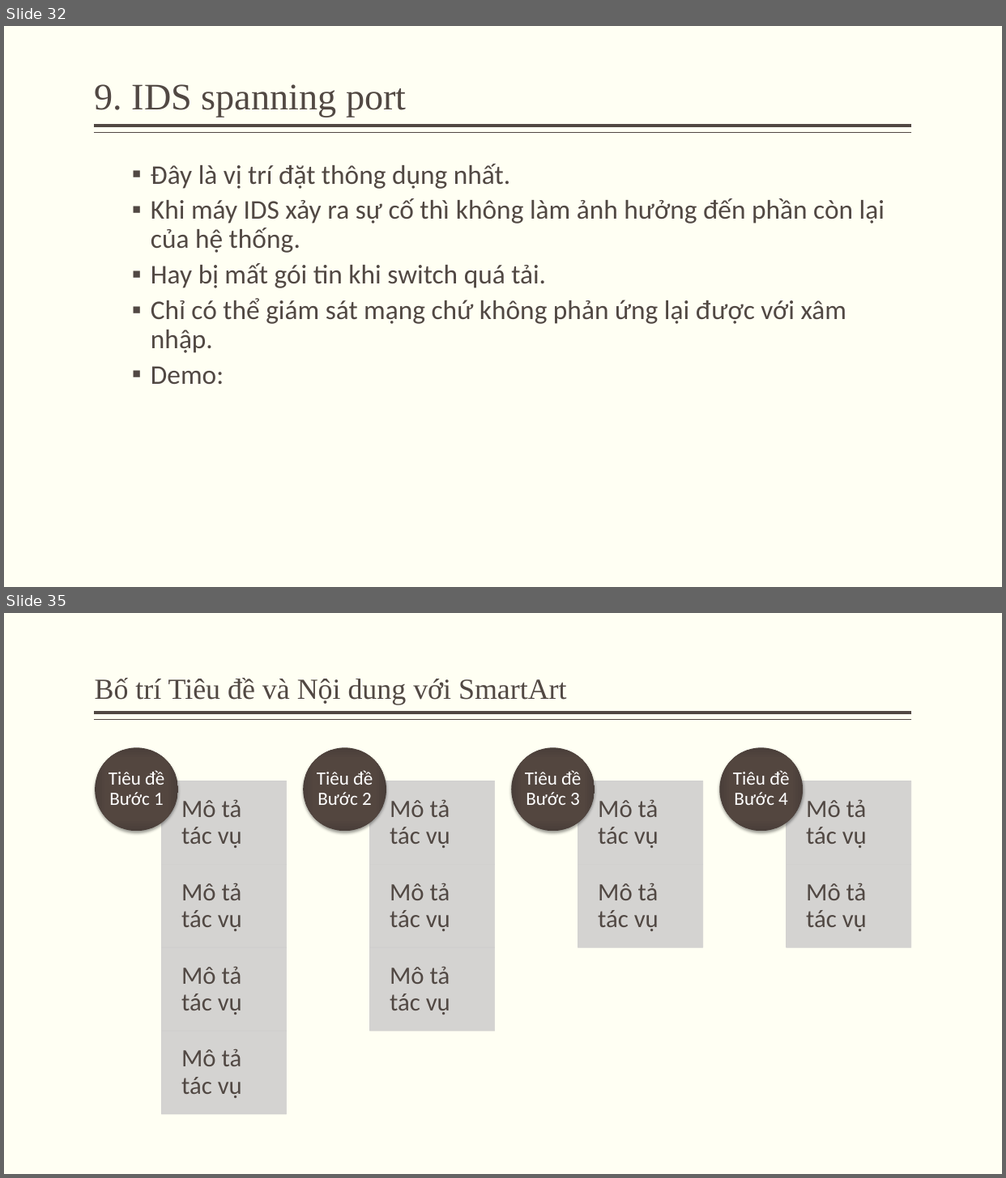
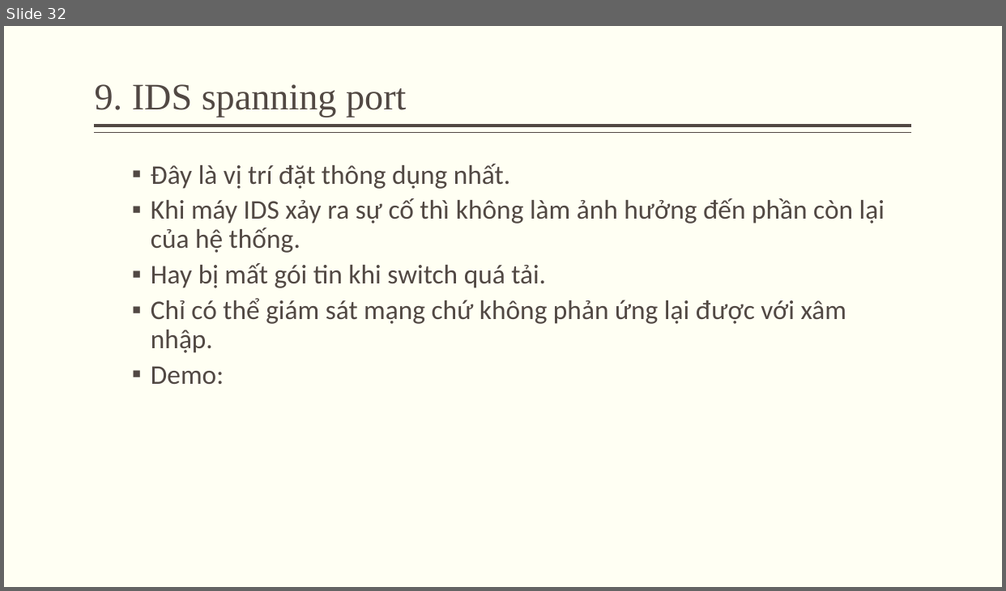
Before and after one commit to minhquan1418/do_an_ATMNC, a slide deck: silde.pptx. Shown one above the other, each under a label of ours: slides 32 and 35 before the commit, slide 32 after it; the slides between them are not shown. The pictures are 1006x1178 and 1006x591 pixels, drawn with LibreOffice and Linux fonts; fonts in the diff are those of the drawing. Boxes give left, top, right and bottom in pixels: in the first picture for what was removed or moved away, otherwise in the second. Text is boxed around its words. In the diff, an @@ line names an element or a change of style, - is before the commit and + after.

```diff
--- a/silde.pptx
+++ b/silde.pptx
@@ slide 35 removed at [4, 613, 1002, 1174], background #FFFFF3; not listed: 2 template elements that a slide beside it also shows @@
@@ title removed at [95, 678, 567, 705] @@
-Bố trí Tiêu đề và Nội dung với SmartArt
@@ group removed at [95, 747, 911, 1114]: 15 texts, 11 rectangles, 4 ellipses @@
-Mô tả tác vụ
-Mô tả tác vụ
-Mô tả tác vụ
-Mô tả tác vụ
-Tiêu đề Bước 1
-Mô tả tác vụ
-Mô tả tác vụ
-Mô tả tác vụ
-Tiêu đề Bước 2
-Mô tả tác vụ
-Mô tả tác vụ
-Tiêu đề Bước 3
-Mô tả tác vụ
-Mô tả tác vụ
-Tiêu đề Bước 4
```
Also in this commit, not shown: 9 slides added, 9 other slides removed, 1 other file.
